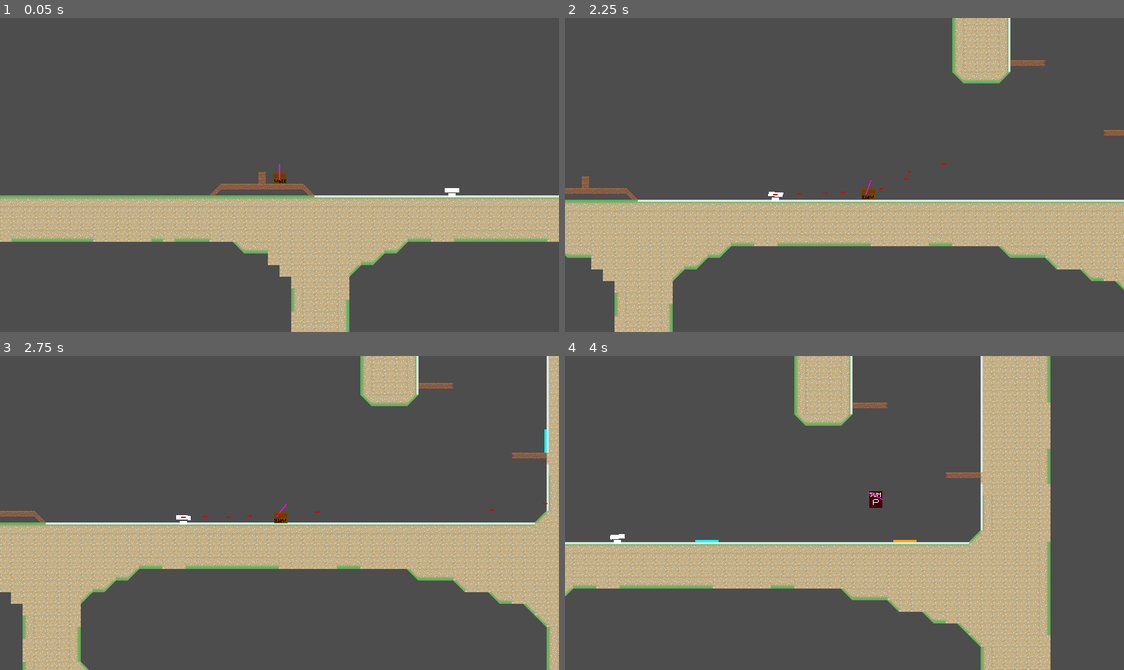
Above: before the commit, frames 1-4 (two rows, left to right).
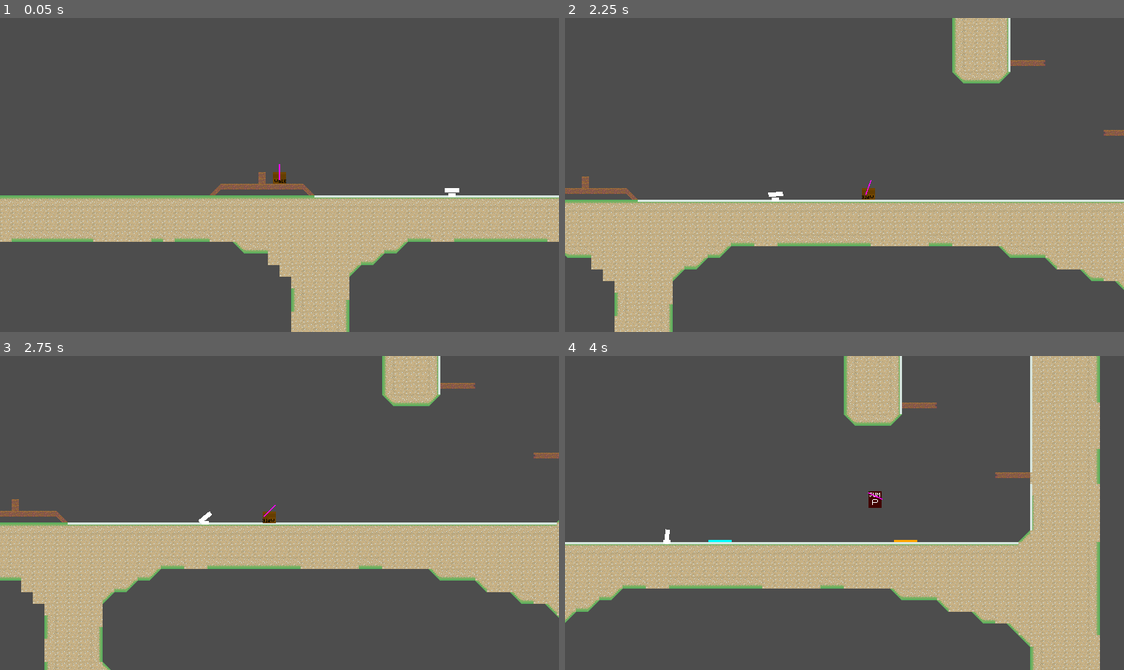
Above: after the commit, the same moments.

Repository: haruo-gabriel/portal2d
Game: Godot game, scene res://levels/test.tscn
Two runs of this game, one before a commit and one after it. Both use one fixed random seed, a clock stepped at 60 frames per second and the inputs below.
Inputs (mouse positions are in pixels of both pictures, inside the frame that each line leads up to):
- Up to frame 1 (0.05 s): no input
- Up to frame 2 (2.25 s): tap Enter at 0.5 s; move the mouse to (967, 159) at 0.52 s; hold D (move_right) 0.53-2.03 s; click (967, 159) at 0.6 s; tap Space (jump) at 0.77, 1.52 s; right-click (967, 159) at 0.8 s; move the mouse to (732, 190) at 1.27 s; right-click (732, 190) at 1.35 s; click (732, 190) at 1.55 s; move the mouse to (900, 105) at 2.02 s; hold A (move_left) from 2.03 s (still down); hold Shift (crouch) from 2.03 s (still down)
- Up to frame 3 (2.75 s): keep holding A (move_left); keep holding Shift (crouch); right-click (335, 443) at 2.3 s
- Up to frame 4 (4 s): move the mouse to (816, 575) at 2.77 s; release A (move_left) at 2.78 s; release Shift (crouch) at 2.78 s; hold D (move_right) from 2.78 s (still down); click (816, 575) at 2.85 s; tap Space (jump) at 3.02, 3.77 s; move the mouse to (1012, 560) at 3.52 s; right-click (1012, 560) at 3.6 s

Frame 1 is identical in both runs. In frame 2, less than 0.1% of the frame differs, in the area x 36-69%, y 46-57%; in frame 3, 16%; in frame 4, 30%, in the area x 0-96%, y 0-100%.

Commit message:
playing with values

Diff:
--- a/godot project/characters/laser/laser.gd
+++ b/godot project/characters/laser/laser.gd
@@ -6,6 +6,7 @@
 var start_position: Vector2
 var life_time: int
 
+var mass: float = 1
 var max_distance: float = 1000 # Maximum distance from starting position
 var max_life_time: int = 1000 # In game ticks
 
--- a/godot project/characters/laser/laser.tscn
+++ b/godot project/characters/laser/laser.tscn
@@ -4,15 +4,18 @@
 [ext_resource type="Texture2D" uid="uid://ddipmdluv1h3x" path="res://characters/laser/sprite.png" id="2_ec15y"]
 
 [sub_resource type="RectangleShape2D" id="RectangleShape2D_aotld"]
-size = Vector2(6, 2)
+size = Vector2(10, 2)
 
-[node name="Laser" type="Area2D"]
+[node name="Laser" type="Area2D" groups=["Teleportable"]]
 script = ExtResource("1_vnbwl")
 
 [node name="HitBox" type="CollisionShape2D" parent="."]
+z_as_relative = false
 shape = SubResource("RectangleShape2D_aotld")
 
 [node name="Sprite2D" type="Sprite2D" parent="."]
+z_index = -1
+z_as_relative = false
 texture = ExtResource("2_ec15y")
 
 [connection signal="body_entered" from="." to="." method="_on_body_entered"]
--- a/godot project/characters/player/scripts/player.gd
+++ b/godot project/characters/player/scripts/player.gd
@@ -111,6 +111,7 @@
 
 	health.take_damage(2)
 
-	position += laser.velocity / 1000
+	position += laser.velocity * laser.mass / 2000
+	velocity += laser.velocity * laser.mass / 2000
 
 	laser.queue_free()
--- a/godot project/characters/turret/scripts/states/active.gd
+++ b/godot project/characters/turret/scripts/states/active.gd
@@ -35,4 +35,5 @@
 		turret.angle = get_new_angle(angle)
 
 	if abs(fmod(turret.angle - angle, TAU)) < .1:
-		turret.shoot(target.global_position + Vector2(0, -10))
+		for i in range(1):
+			turret.shoot(target.global_position + Vector2(0, -10))
--- a/godot project/characters/turret/scripts/states/idle.gd
+++ b/godot project/characters/turret/scripts/states/idle.gd
@@ -10,4 +10,4 @@
 	if can_see_target():
 		transitioned.emit(self, "Active")
 
-	turret.angle = get_new_angle(turret.maximum_angle)
+	turret.angle = get_new_angle(turret.rest_angle)
--- a/godot project/characters/turret/scripts/turret.gd
+++ b/godot project/characters/turret/scripts/turret.gd
@@ -8,6 +8,7 @@
 @onready var raycast: RayCast2D = $RayCast2D
 @onready var machine: TurretStateMachine = $StateMachine
 
+@export var rest_angle: float
 @export var minimum_angle: float
 @export var maximum_angle: float
 
@@ -36,15 +37,20 @@
 	var diff: Vector2 = target - raycast.global_position
 
 	laser.start_position = raycast.global_position
-	laser.velocity = diff.normalized() * 2000
+	laser.velocity = diff.normalized() * 1000
 
-	laser.velocity = laser.velocity.rotated((randf() * 2 - 1) / 40)
-	laser.velocity *= .9 + randf() / 5
+	laser.velocity = laser.velocity.rotated((randf() * 2 - 1) / 30)
+	laser.velocity *= .6 + randf() * .8
+
+	laser.mass = 1
 
 	get_parent().add_child(laser)
 
 func _ready() -> void:
+
 	get_node("DetectionArea").get_node("CollisionShape2D").shape.radius = radius
+
+	angle = rest_angle
 
 func _process(delta: float) -> void:
 
--- a/godot project/characters/turret/turret.tscn
+++ b/godot project/characters/turret/turret.tscn
@@ -18,6 +18,7 @@
 
 [node name="HeadSprite" type="Sprite2D" parent="."]
 position = Vector2(0, -7)
+scale = Vector2(1, 1)
 texture = ExtResource("1_yvtyw")
 
 [node name="HeadShape" type="CollisionShape2D" parent="."]
--- a/godot project/levels/test.tscn
+++ b/godot project/levels/test.tscn
@@ -19,6 +19,7 @@
 
 [node name="Turret" parent="." instance=ExtResource("3_5hl13")]
 position = Vector2(2157, -336)
+rest_angle = 3.1
 minimum_angle = -3.0
 radius = 150.0
-rotation_speed = 0.05
+rotation_speed = 0.02
